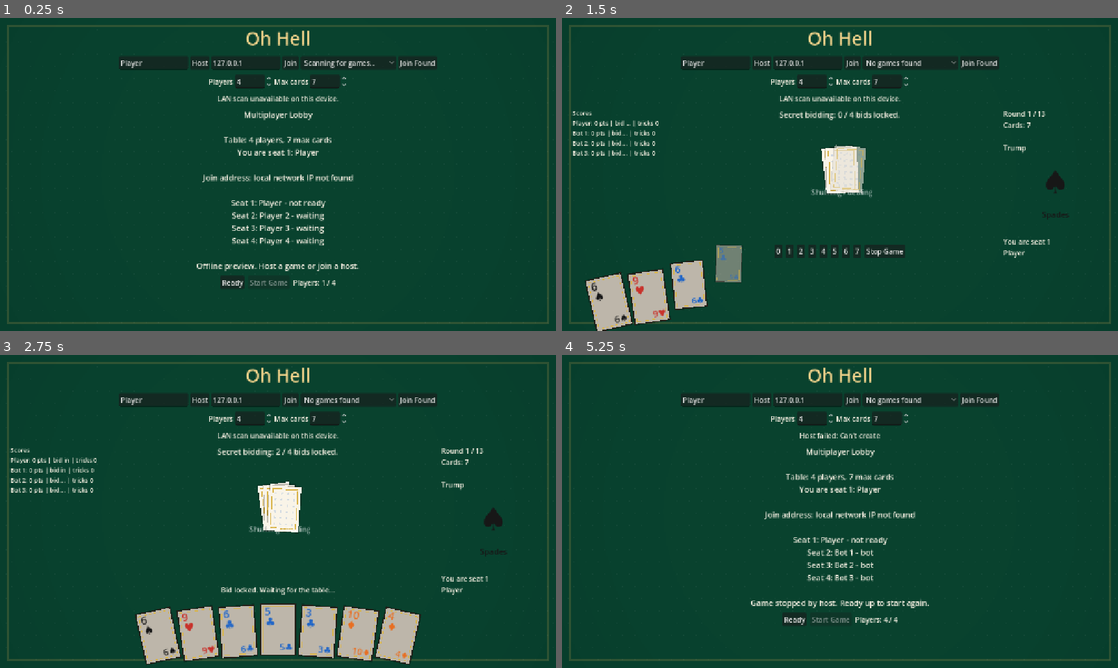
Above: before the commit, frames 1-4 (two rows, left to right).
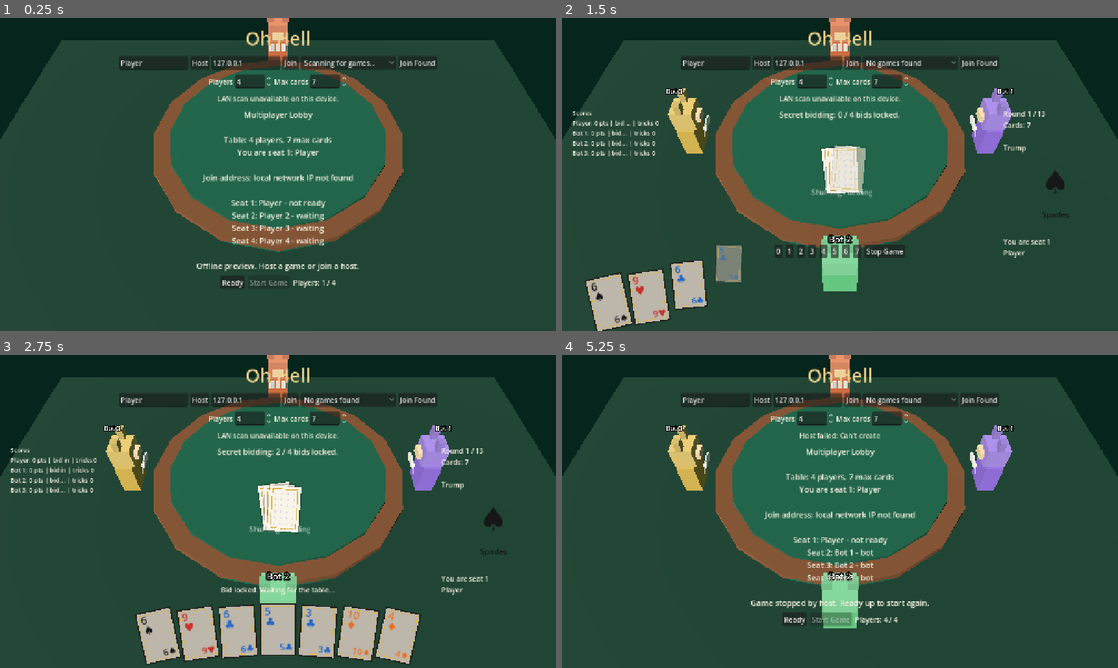
Above: after the commit, the same moments.

Repository: JordanOakFox/oh-hell-godot
Game: Godot game, scene res://scenes/main.tscn
Two runs of this game, one before a commit and one after it. Both use one fixed random seed, a clock stepped at 60 frames per second and the inputs below.
Inputs:
- Up to frame 1 (0.25 s): no input
- Up to frame 2 (1.5 s): click "Ready" at 0.5 s; click "Start Game" at 1.25 s
- Up to frame 3 (2.75 s): click "0" at 2 s
- Up to frame 4 (5.25 s): tap Enter at 2.75 s; click "Host" at 3.5 s; click "No games found" at 4.25 s; click "Stop Game" at 5 s

The runs differ from the first frame. In frame 1, 80% of the frame differs, in the area x 0-100%, y 0-100%; in frame 2, 77%; in frame 3, 77%; in frame 4, 82%.

Commit message:
Add low pixel 3D round table view

Diff:
--- a/scripts/main.gd
+++ b/scripts/main.gd
@@ -7,6 +7,7 @@
 const CardButtonScript := preload("res://scripts/card_button.gd")
 const FeltBackgroundScript := preload("res://scripts/felt_background.gd")
 const FireworksOverlayScript := preload("res://scripts/fireworks_overlay.gd")
+const TableView3DScript := preload("res://scripts/table_view_3d.gd")
 const SUIT_SYMBOLS := {"S": "♠", "H": "♥", "D": "♦", "C": "♣"}
 const SUIT_COLORS := {
 	"S": Color("#171717"),
@@ -48,6 +49,7 @@
 var discovered_game_picker: OptionButton
 var discovered_games: Array = []
 var fireworks_overlay: Control
+var table_view_3d: Control
 
 func _ready() -> void:
 	rng.randomize()
@@ -64,9 +66,9 @@
 	_apply_command_line_mode()
 
 func _build_ui() -> void:
-	var background = FeltBackgroundScript.new()
-	background.set_anchors_preset(Control.PRESET_FULL_RECT)
-	add_child(background)
+	table_view_3d = TableView3DScript.new()
+	table_view_3d.set_anchors_preset(Control.PRESET_FULL_RECT)
+	add_child(table_view_3d)
 
 	fireworks_overlay = FireworksOverlayScript.new()
 	fireworks_overlay.set_anchors_preset(Control.PRESET_FULL_RECT)
@@ -442,6 +444,8 @@
 func _render() -> void:
 	if view_state.is_empty():
 		return
+	if table_view_3d:
+		table_view_3d.set_table_state(view_state, my_seat)
 	if fireworks_overlay:
 		fireworks_overlay.set_celebrating(view_state.get("phase", "") == "game_end")
 	if view_state["phase"] == "connecting":
--- /dev/null
+++ b/scripts/table_view_3d.gd
@@ -0,0 +1,231 @@
+extends SubViewportContainer
+class_name TableView3D
+
+const AVATAR_COLORS := [
+	Color("#d26a3c"),
+	Color("#8f6ad6"),
+	Color("#5fbf7a"),
+	Color("#d8b24c"),
+	Color("#6aa5d8"),
+	Color("#c86a92"),
+	Color("#9bb14f"),
+	Color("#b58659"),
+	Color("#70c6c1"),
+	Color("#c95f52"),
+]
+const SUIT_COLORS := {
+	"S": Color("#111111"),
+	"H": Color("#c8322b"),
+	"D": Color("#e86f22"),
+	"C": Color("#2367c7"),
+}
+
+var viewport: SubViewport
+var world_root: Node3D
+var seat_root: Node3D
+var trick_root: Node3D
+var seats: Array = []
+var seat_count := 0
+var current_active := -1
+
+func _ready() -> void:
+	mouse_filter = Control.MOUSE_FILTER_IGNORE
+	stretch = true
+	texture_filter = CanvasItem.TEXTURE_FILTER_NEAREST
+	viewport = SubViewport.new()
+	viewport.size = Vector2i(426, 240)
+	viewport.render_target_update_mode = SubViewport.UPDATE_ALWAYS
+	add_child(viewport)
+
+	world_root = Node3D.new()
+	viewport.add_child(world_root)
+	_build_world()
+
+func set_table_state(table_state: Dictionary, my_seat: int) -> void:
+	if not is_inside_tree() or table_state.is_empty():
+		return
+	var players := int(table_state.get("num_players", 0))
+	if players <= 0:
+		return
+	if players != seat_count:
+		_rebuild_seats(players)
+	_update_seats(table_state, my_seat)
+	_update_trick(table_state)
+
+func _build_world() -> void:
+	var camera := Camera3D.new()
+	camera.position = Vector3(0, 5.8, 5.4)
+	camera.rotation_degrees = Vector3(-52, 0, 0)
+	camera.fov = 45
+	world_root.add_child(camera)
+	viewport.get_camera_3d()
+
+	var light := DirectionalLight3D.new()
+	light.rotation_degrees = Vector3(-45, -35, 0)
+	light.light_energy = 1.4
+	world_root.add_child(light)
+
+	var ambient := WorldEnvironment.new()
+	var env := Environment.new()
+	env.background_mode = Environment.BG_COLOR
+	env.background_color = Color("#06251d")
+	env.ambient_light_source = Environment.AMBIENT_SOURCE_COLOR
+	env.ambient_light_color = Color("#5e6f68")
+	env.ambient_light_energy = 0.9
+	ambient.environment = env
+	world_root.add_child(ambient)
+
+	var floor := MeshInstance3D.new()
+	var floor_mesh := PlaneMesh.new()
+	floor_mesh.size = Vector2(12, 8)
+	floor.mesh = floor_mesh
+	floor.material_override = _mat(Color("#073927"))
+	floor.position.y = -0.16
+	world_root.add_child(floor)
+
+	var table := MeshInstance3D.new()
+	var table_mesh := CylinderMesh.new()
+	table_mesh.top_radius = 2.35
+	table_mesh.bottom_radius = 2.45
+	table_mesh.height = 0.28
+	table_mesh.radial_segments = 16
+	table.mesh = table_mesh
+	table.material_override = _mat(Color("#0b5a3f"))
+	world_root.add_child(table)
+
+	var rail := MeshInstance3D.new()
+	var rail_mesh := CylinderMesh.new()
+	rail_mesh.top_radius = 2.55
+	rail_mesh.bottom_radius = 2.55
+	rail_mesh.height = 0.12
+	rail_mesh.radial_segments = 16
+	rail.mesh = rail_mesh
+	rail.material_override = _mat(Color("#7a4a28"))
+	rail.position.y = 0.16
+	world_root.add_child(rail)
+
+	var table_top := MeshInstance3D.new()
+	var top_mesh := CylinderMesh.new()
+	top_mesh.top_radius = 2.2
+	top_mesh.bottom_radius = 2.2
+	top_mesh.height = 0.08
+	top_mesh.radial_segments = 16
+	table_top.mesh = top_mesh
+	table_top.material_override = _mat(Color("#0b5a3f"))
+	table_top.position.y = 0.24
+	world_root.add_child(table_top)
+
+	seat_root = Node3D.new()
+	world_root.add_child(seat_root)
+	trick_root = Node3D.new()
+	world_root.add_child(trick_root)
+
+func _rebuild_seats(players: int) -> void:
+	for child in seat_root.get_children():
+		child.queue_free()
+	seats.clear()
+	seat_count = players
+	for seat in range(players):
+		var angle := (TAU * float(seat) / float(players)) - PI * 0.5
+		var avatar := _make_avatar(seat)
+		avatar.position = Vector3(cos(angle) * 3.0, 0.0, sin(angle) * 3.0)
+		avatar.rotation.y = -angle + PI * 0.5
+		seat_root.add_child(avatar)
+		seats.append(avatar)
+
+func _make_avatar(seat: int) -> Node3D:
+	var root := Node3D.new()
+	root.name = "Seat%d" % seat
+	var color: Color = AVATAR_COLORS[seat % AVATAR_COLORS.size()]
+	var accent: Color = color.lightened(0.18)
+
+	var body := _box(Vector3(0.52, 0.62, 0.34), color)
+	body.name = "Body"
+	body.position = Vector3(0, 0.24, 0)
+	root.add_child(body)
+
+	var head := _box(Vector3(0.48, 0.42, 0.42), accent)
+	head.name = "Head"
+	head.position = Vector3(0, 0.78, -0.03)
+	root.add_child(head)
+
+	var left_ear := _box(Vector3(0.15, 0.22, 0.12), accent.darkened(0.08))
+	left_ear.position = Vector3(-0.18, 1.09, -0.03)
+	root.add_child(left_ear)
+	var right_ear := _box(Vector3(0.15, 0.22, 0.12), accent.darkened(0.08))
+	right_ear.position = Vector3(0.18, 1.09, -0.03)
+	root.add_child(right_ear)
+
+	var snout := _box(Vector3(0.24, 0.14, 0.14), Color("#f1d2a4"))
+	snout.position = Vector3(0, 0.76, -0.26)
+	root.add_child(snout)
+
+	for i in range(3):
+		var card := _box(Vector3(0.13, 0.22, 0.025), Color("#f9f4e8"))
+		card.position = Vector3(-0.14 + float(i) * 0.14, 0.48, -0.34)
+		card.rotation_degrees = Vector3(-12, -10 + i * 10, 0)
+		root.add_child(card)
+
+	var name_label := Label3D.new()
+	name_label.name = "Name"
+	name_label.text = "P%d" % (seat + 1)
+	name_label.font_size = 24
+	name_label.billboard = BaseMaterial3D.BILLBOARD_ENABLED
+	name_label.position = Vector3(0, 1.34, 0)
+	root.add_child(name_label)
+
+	var active_marker := _box(Vector3(0.78, 0.035, 0.78), Color("#f0d28a"))
+	active_marker.name = "Active"
+	active_marker.position = Vector3(0, 0.02, 0)
+	active_marker.visible = false
+	root.add_child(active_marker)
+	return root
+
+func _update_seats(table_state: Dictionary, my_seat: int) -> void:
+	current_active = int(table_state.get("active_player", -1))
+	var names: Array = table_state.get("names", [])
+	var connected: Array = table_state.get("connected", [])
+	for seat in range(min(seats.size(), seat_count)):
+		var avatar: Node3D = seats[seat]
+		var label := avatar.get_node_or_null("Name") as Label3D
+		if label:
+			var name := "Seat %d" % (seat + 1)
+			if seat < names.size():
+				name = str(names[seat])
+			label.text = "You" if seat == my_seat else name
+		var active := avatar.get_node_or_null("Active") as Node3D
+		if active:
+			active.visible = seat == current_active
+		avatar.visible = seat >= connected.size() or bool(connected[seat])
+
+func _update_trick(table_state: Dictionary) -> void:
+	for child in trick_root.get_children():
+		child.queue_free()
+	var trick: Array = table_state.get("trick", [])
+	for i in range(trick.size()):
+		var play: Dictionary = trick[i]
+		var card: Dictionary = play.get("card", {})
+		var suit := str(card.get("suit", ""))
+		var card_box := _box(Vector3(0.34, 0.025, 0.48), Color("#f9f4e8"))
+		card_box.position = Vector3(-0.5 + float(i) * 0.22, 0.24 + float(i) * 0.01, 0.02 + float(i) * 0.05)
+		card_box.rotation_degrees = Vector3(0, -18 + i * 9, 0)
+		trick_root.add_child(card_box)
+		var mark := _box(Vector3(0.16, 0.03, 0.16), SUIT_COLORS.get(suit, Color("#111111")))
+		mark.position = card_box.position + Vector3(0, 0.04, 0)
+		mark.rotation = card_box.rotation
+		trick_root.add_child(mark)
+
+func _box(size: Vector3, color: Color) -> MeshInstance3D:
+	var mesh := BoxMesh.new()
+	mesh.size = size
+	var node := MeshInstance3D.new()
+	node.mesh = mesh
+	node.material_override = _mat(color)
+	return node
+
+func _mat(color: Color) -> StandardMaterial3D:
+	var material := StandardMaterial3D.new()
+	material.albedo_color = color
+	material.roughness = 0.9
+	material.shading_mode = BaseMaterial3D.SHADING_MODE_PER_PIXEL
+	return material
